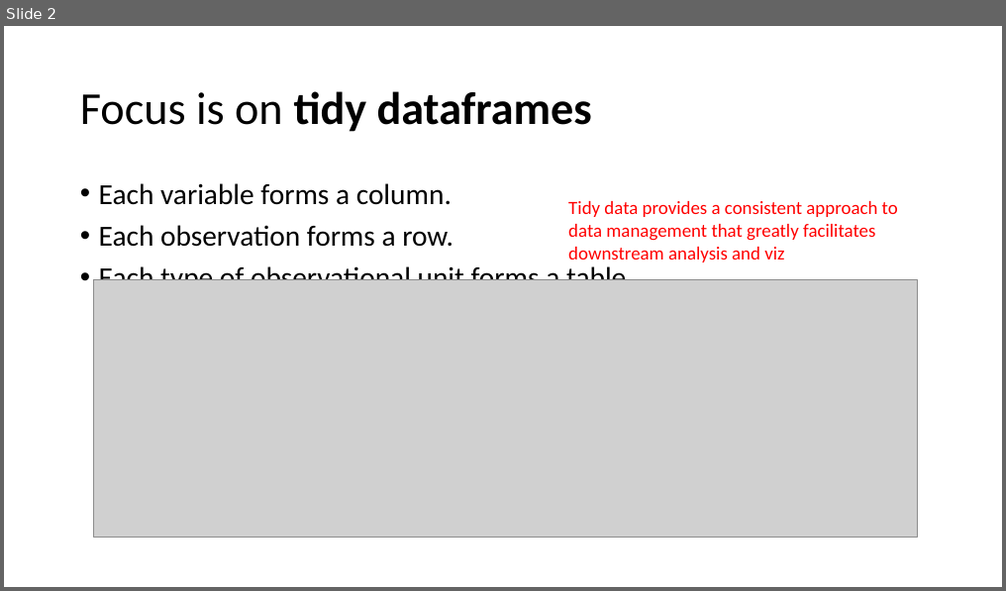
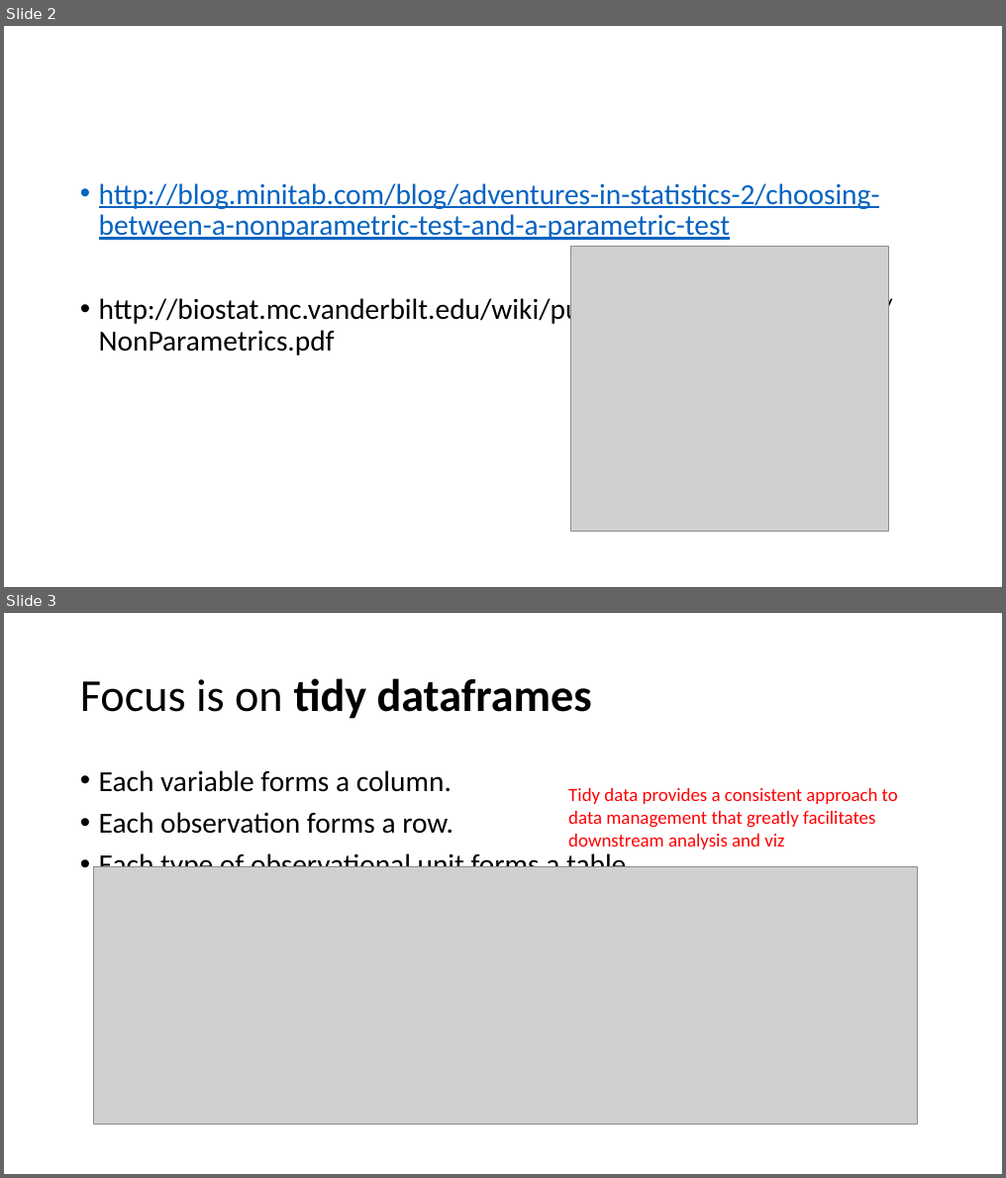
Before and after one commit to sjspielman/bio5312_fall2017, a slide deck: slides/overflow.pptx. Shown one above the other, each under a label of ours: slide 2 before the commit, slides 2 and 3 after it. The pictures are 1006x591 and 1006x1178 pixels, drawn with LibreOffice and Linux fonts; fonts in the diff are those of the drawing; grey boxes stand for pictures. Boxes give left, top, right and bottom in pixels: in the first picture for what was removed or moved away, otherwise in the second. Text is boxed around its words. In the diff, an @@ line names an element or a change of style, - is before the commit and + after.

```diff
--- a/slides/overflow.pptx
+++ b/slides/overflow.pptx
@@ slide 2 added at box(4, 26, 1002, 587), background #FFFFFF @@
@@ text added at box(99, 183, 893, 356), 28 pt, text #0563C1, underline @@
+• http://blog.minitab.com/blog/adventures-in-statistics-2/choosing-between-a-nonparametric-test-and-a-parametric-test
+• http://biostat.mc.vanderbilt.edu/wiki/pub/Main/AnesShortCourse/NonParametrics.pdf
@@ picture added at box(570, 246, 889, 531) @@
@@ what was slide 2 is now slide 3 @@
```
Also in this commit, not shown: 5 other files.
